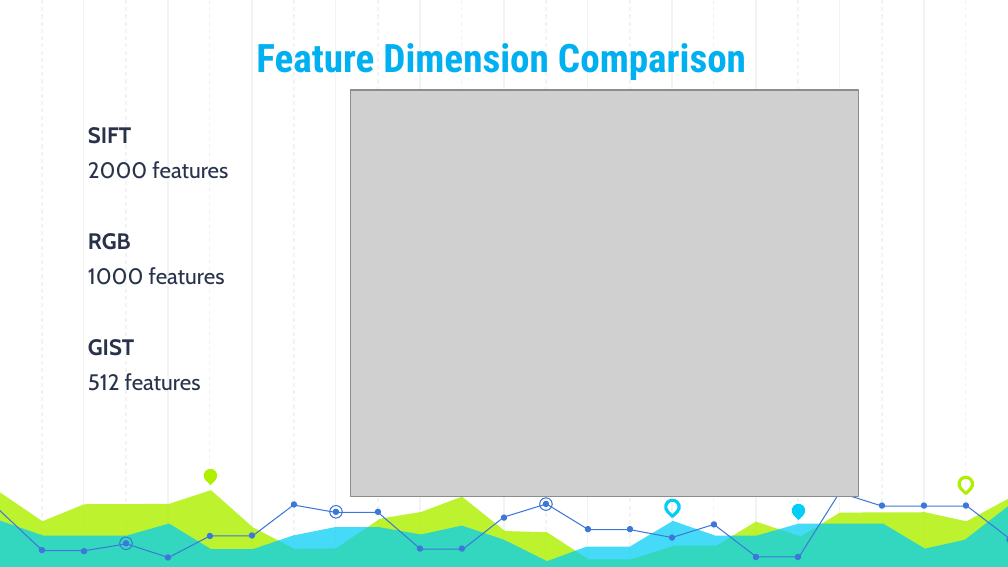
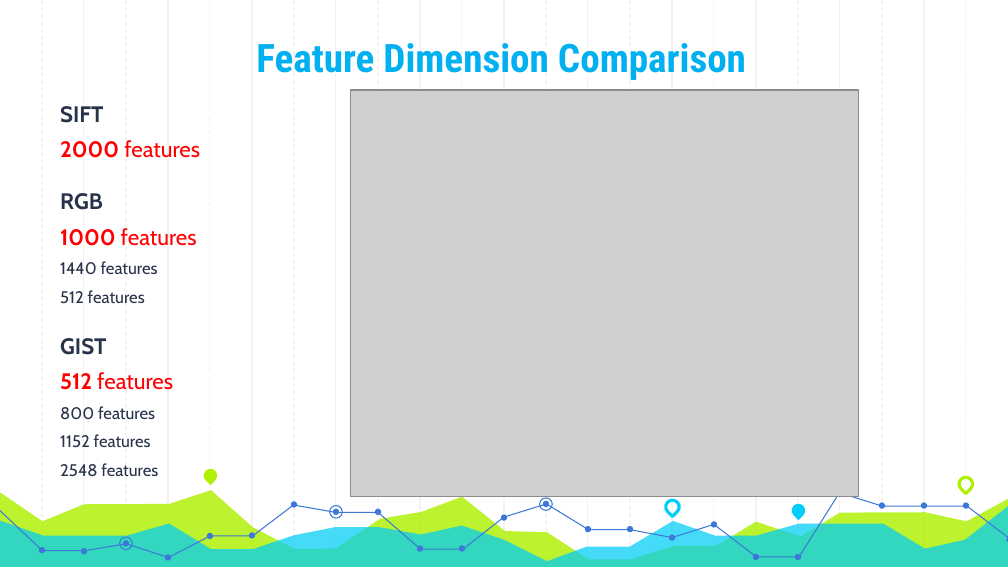
Before and after one commit to JingyiWang3/Predictive-Analytics-on-Image-Data, a slide deck: slide 8 of doc/Group9_Presentation.pptx. Drawn at 1008x567 pixels with LibreOffice and Linux fonts; fonts in the diff are those of the drawing; grey boxes stand for pictures. Boxes give left, top, right and bottom in pixels: in the first picture for what was removed or moved away, otherwise in the second. Text is boxed around its words. In the diff, an @@ line names an element or a change of style, - is before the commit and + after.

```diff
--- a/doc/Group9_Presentation.pptx
+++ b/doc/Group9_Presentation.pptx
@@ text "SIFT" moved from (x1=88, y1=127, x2=228, y2=391) to (x1=60, y1=106, x2=200, y2=477) @@
@@ text at (x1=60, y1=140, x2=200, y2=390): text colour #28324A to #FF0000 in "2000 features", "1000 features", "512 features"; bold on in "2000", "1000", "512"; more space between paragraphs @@
@@ text at (x1=60, y1=261, x2=158, y2=304): paragraphs added @@
+1440 features
+512 features
@@ text at (x1=60, y1=406, x2=158, y2=477): paragraphs added @@
+800 features
+1152 features
+2548 features
```
Also in this commit, not shown: 3 other slides changed, 1 slide removed.
